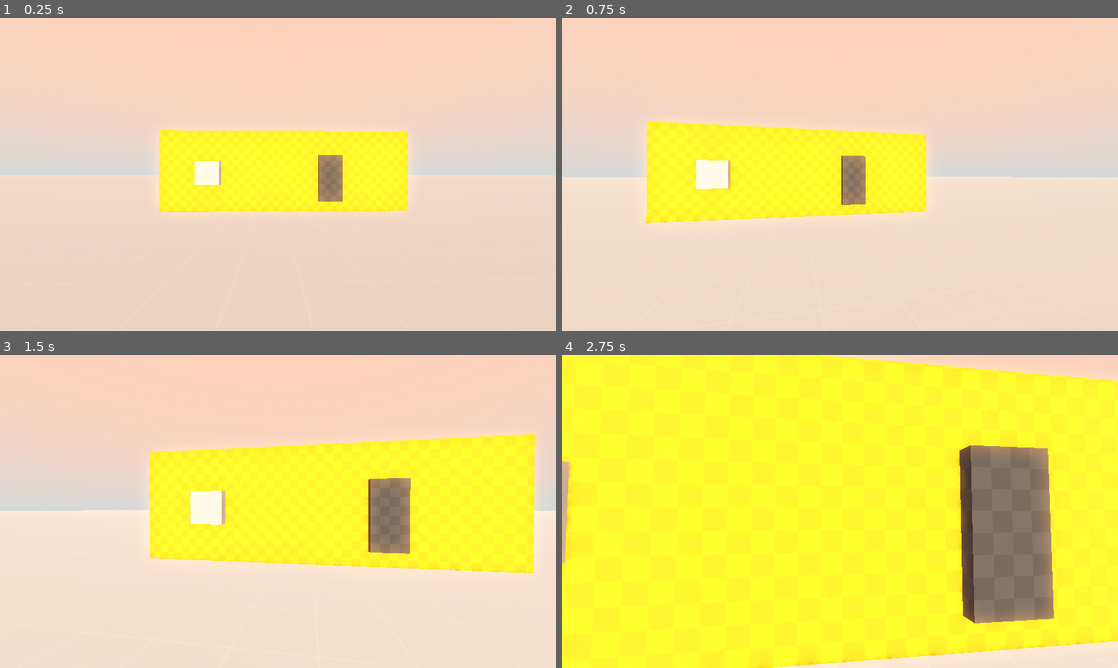
Above: before the commit, frames 1-4 (two rows, left to right).
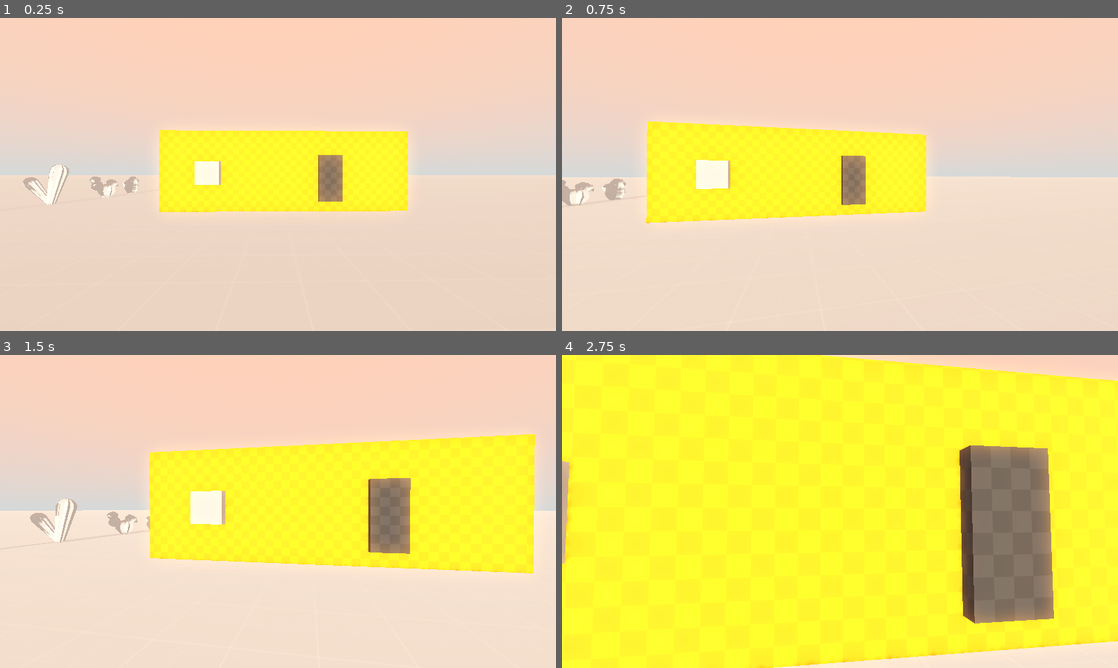
Above: after the commit, the same moments.

Repository: kurushimee/hinter
Game: Godot game, scene res://scenes/levels/game.tscn
The game is run twice, just before and just after one commit, with the same random seed, the same clock (stepped at 60 frames per second) and the same inputs.
Inputs (mouse positions are in pixels of both pictures, inside the frame that each line leads up to):
- Up to frame 1 (0.25 s): no input
- Up to frame 2 (0.75 s): tap Enter at 0.5 s; move the mouse to (867, 174) at 0.52 s; press the mouse at (867, 174) at 0.53 s; hold W (move_forward) from 0.53 s (still down)
- Up to frame 3 (1.5 s): keep holding W (move_forward); move the mouse to (250, 511) at 1.27 s; release the mouse at (250, 511) at 1.28 s; tap F at 1.35 s
- Up to frame 4 (2.75 s): keep holding W (move_forward); move the mouse to (851, 505) at 2.02 s; tap O at 2.1 s

The runs differ from the first frame. In frame 1, 0.8% of the frame differs, in the area x 4-25%, y 46-60%; in frame 2, 0.4%; in frame 3, 0.6%; in frame 4, nothing differs.

Commit message:
Add cactus models

Diff:
--- a/scenes/levels/game.tscn
+++ b/scenes/levels/game.tscn
@@ -16,6 +16,13 @@
 [ext_resource type="Texture2D" uid="uid://b6m63stbsdjyi" path="res://assets/textures/prototype/Orange/texture_08.png" id="13_hqj34"]
 [ext_resource type="Script" path="res://scripts/interaction/interactables/bed.gd" id="13_lwghu"]
 [ext_resource type="Texture2D" uid="uid://dojrkk0cufvyh" path="res://assets/textures/prototype/Green/texture_09.png" id="14_0tdmq"]
+[ext_resource type="PackedScene" uid="uid://cb3bveir207c7" path="res://assets/models/desert/cactus/Cactus_1.fbx" id="17_wpqcj"]
+[ext_resource type="PackedScene" uid="uid://dfuvtxt640o7s" path="res://assets/models/desert/cactus/Cactus_2.fbx" id="18_o1ju0"]
+[ext_resource type="PackedScene" uid="uid://c5qpxuwbjwq7e" path="res://assets/models/desert/cactus/Cactus_3.fbx" id="19_fjoxc"]
+[ext_resource type="PackedScene" uid="uid://byvs80owopi67" path="res://assets/models/desert/cactus/Cactus_4.fbx" id="20_753rj"]
+[ext_resource type="PackedScene" uid="uid://duqqou4qslq6d" path="res://assets/models/desert/cactus/Cactus_5.fbx" id="21_hqr0k"]
+[ext_resource type="PackedScene" uid="uid://cwn400517w48y" path="res://assets/models/desert/cactus/Cactus_6.fbx" id="22_5ujtv"]
+[ext_resource type="PackedScene" uid="uid://cyljnnkji328v" path="res://assets/models/desert/cactus/Cactus_7.fbx" id="23_7sxi2"]
 
 [sub_resource type="Gradient" id="Gradient_vleru"]
 offsets = PackedFloat32Array(0, 0.253333, 0.773333, 1)
@@ -254,6 +261,27 @@
 transform = Transform3D(1, 0, 0, 0, 1, 0, 0, 0, 1, 0.00750732, 0.0145264, -0.112732)
 shape = SubResource("BoxShape3D_nyv6s")
 
+[node name="Cactus_1" parent="world" instance=ExtResource("17_wpqcj")]
+transform = Transform3D(25, 0, 5.96046e-08, 0, 25, 0, -5.96046e-08, 0, 25, -12.1562, 0.000500202, -6.35387)
+
+[node name="Cactus_2" parent="world" instance=ExtResource("18_o1ju0")]
+transform = Transform3D(25, 0, 5.96046e-08, 0, 25, 0, -5.96046e-08, 0, 25, -12.089, 0.000499964, -3.51974)
+
+[node name="Cactus_3" parent="world" instance=ExtResource("19_fjoxc")]
+transform = Transform3D(40, 0, 1.19209e-07, 0, 40, 0, -1.19209e-07, 0, 40, -12.12, 0.000500202, -0.00560641)
+
+[node name="Cactus_4" parent="world" instance=ExtResource("20_753rj")]
+transform = Transform3D(30, 0, 1.19209e-07, 0, 30, 0, -1.19209e-07, 0, 30, -12.5066, 0.000499487, 3.42131)
+
+[node name="Cactus_5" parent="world" instance=ExtResource("21_hqr0k")]
+transform = Transform3D(30, 0, 1.19209e-07, 0, 30, 0, -1.19209e-07, 0, 30, -12.6942, 0.000500202, 6.58142)
+
+[node name="Cactus_6" parent="world" instance=ExtResource("22_5ujtv")]
+transform = Transform3D(30, 0, 1.19209e-07, 0, 30, 0, -1.19209e-07, 0, 30, -12.5089, 0.000499725, 9.67557)
+
+[node name="Cactus_7" parent="world" instance=ExtResource("23_7sxi2")]
+transform = Transform3D(30, 0, 1.19209e-07, 0, 30, 0, -1.19209e-07, 0, 30, -12.6019, 0.000499725, 12.231)
+
 [node name="trailer_inside" type="Node3D" parent="."]
 transform = Transform3D(1, 0, 0, 0, 1, 0, 0, 0, 1, 0, -50, 0)
 
Binary file added: assets/models/desert/cactus/Cactus_1.fbx
Not shown, added: assets/models/desert/cactus/Cactus_1.fbx.import
Binary file added: assets/models/desert/cactus/Cactus_2.fbx
Not shown, added: assets/models/desert/cactus/Cactus_2.fbx.import
Binary file added: assets/models/desert/cactus/Cactus_3.fbx
Not shown, added: assets/models/desert/cactus/Cactus_3.fbx.import
Binary file added: assets/models/desert/cactus/Cactus_4.fbx
Not shown, added: assets/models/desert/cactus/Cactus_4.fbx.import
Binary file added: assets/models/desert/cactus/Cactus_5.fbx
Not shown, added: assets/models/desert/cactus/Cactus_5.fbx.import
Binary file added: assets/models/desert/cactus/Cactus_6.fbx
Not shown, added: assets/models/desert/cactus/Cactus_6.fbx.import
(and 7 more such lines)
